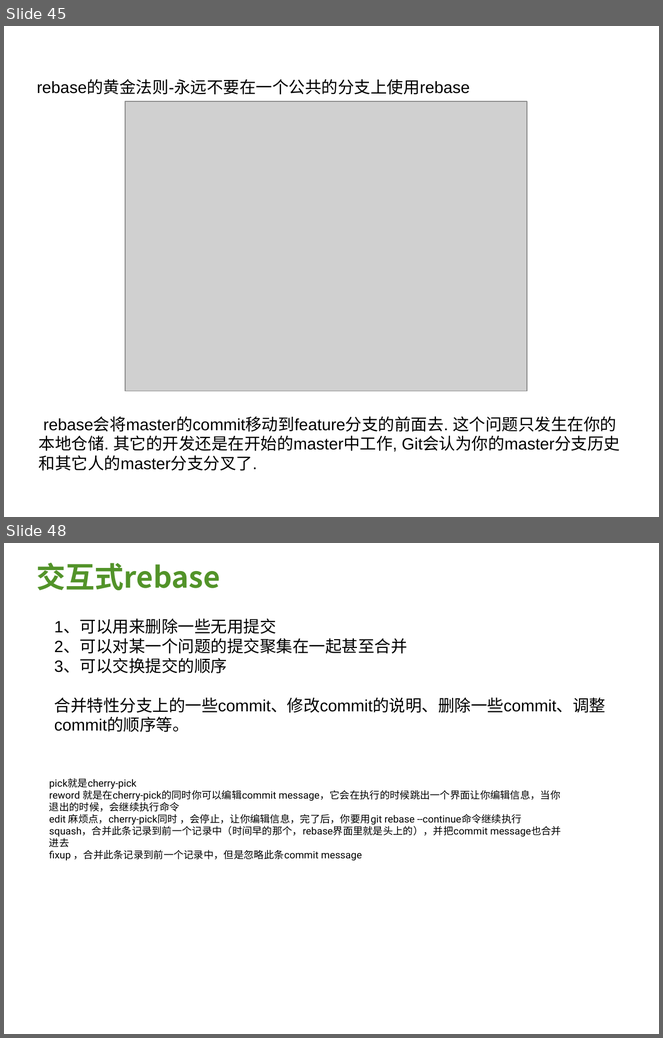
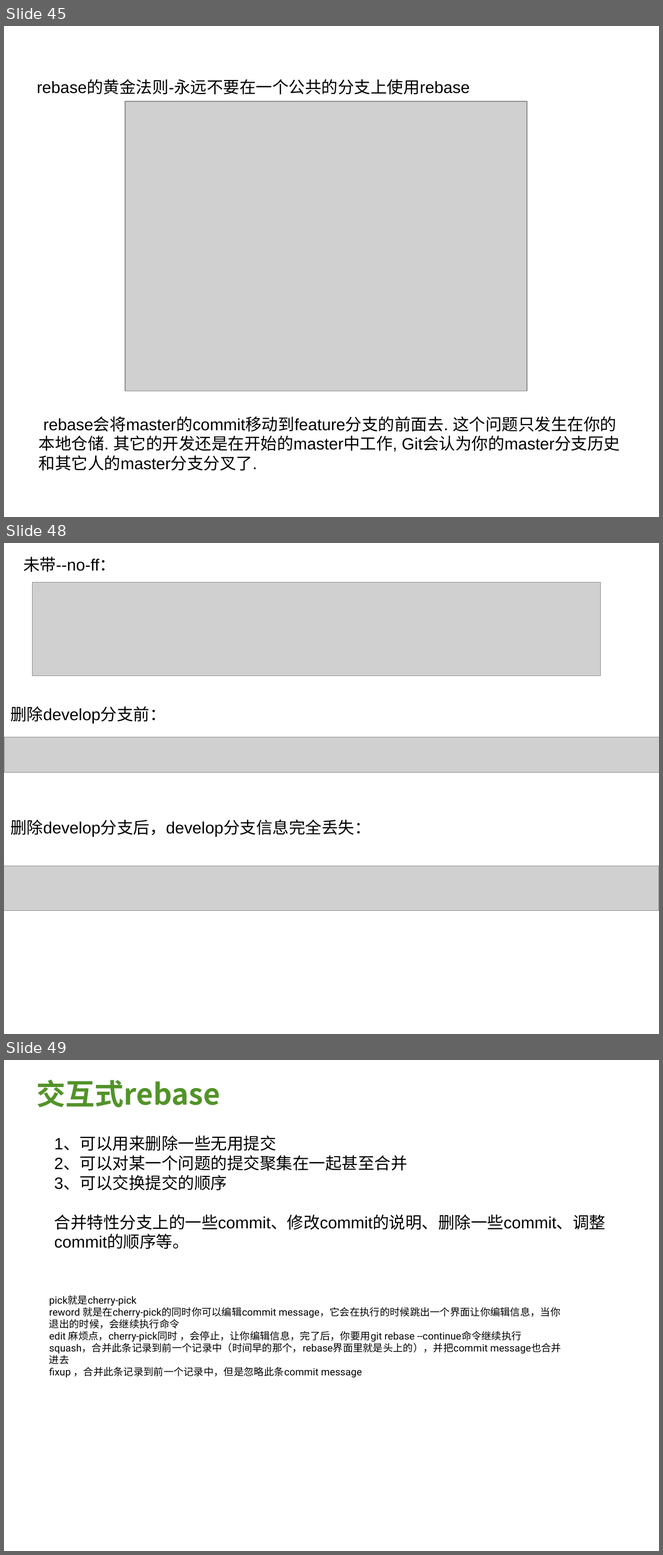
Before and after one commit to Confucius-Mencius/third_party2, a slide deck: doc/git概念和操作.pptx. Shown one above the other, each under a label of ours: slides 45 and 48 before the commit, slides 45, 48 and 49 after it; the slides between them are not shown. The pictures are 663x1038 and 663x1555 pixels, drawn with LibreOffice and Linux fonts; fonts in the diff are those of the drawing; grey boxes stand for pictures. Boxes give left, top, right and bottom in pixels: in the first picture for what was removed or moved away, otherwise in the second. Text is boxed around its words. In the diff, an @@ line names an element or a change of style, - is before the commit and + after.

```diff
--- a/doc/git概念和操作.pptx
+++ b/doc/git概念和操作.pptx
@@ slide 48 added at <box>4,543,659,1034</box>, background #FFFFFF @@
@@ text added at <box>23,557,116,572</box>, 18 pt, text #000000 @@
+未带--no-ff：
@@ picture added at <box>32,583,601,676</box> @@
@@ text added at <box>10,706,166,724</box>, 18 pt, text #000000 @@
+删除develop分支前：
@@ picture added at <box>4,737,659,772</box> @@
@@ text added at <box>10,820,371,837</box>, 18 pt, text #000000 @@
+删除develop分支后，develop分支信息完全丢失：
@@ picture added at <box>4,866,659,911</box> @@
@@ what was slide 48 is now slide 49 @@
```
Also in this commit, not shown: 2 slides changed, 1 other file.
